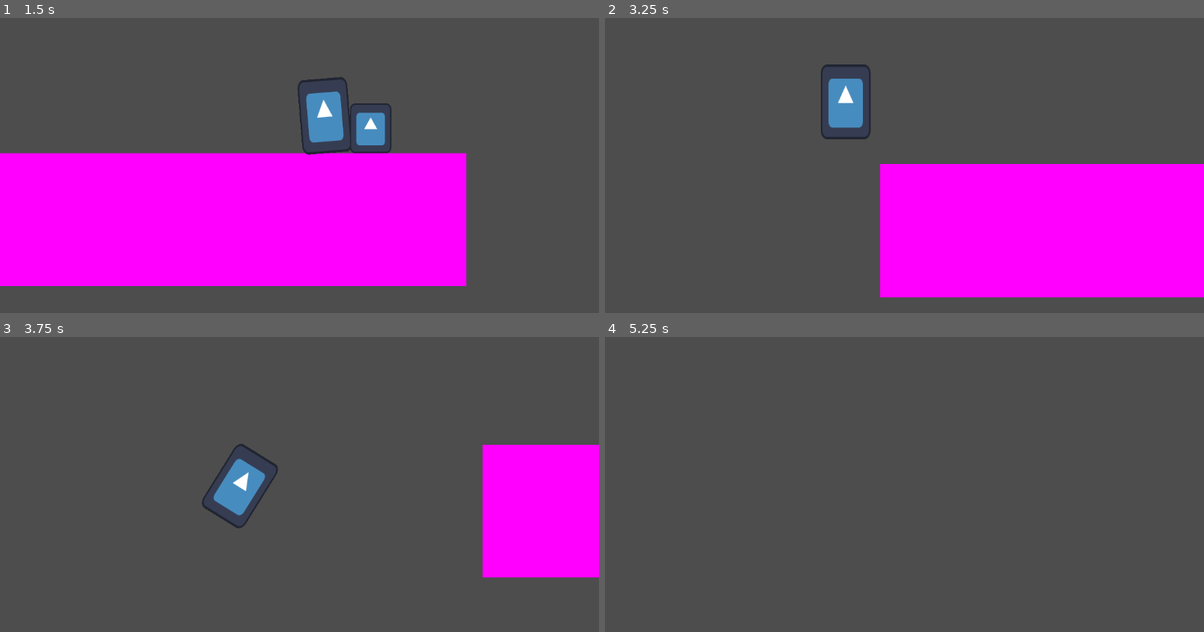
Above: before the commit, frames 1-4 (two rows, left to right).
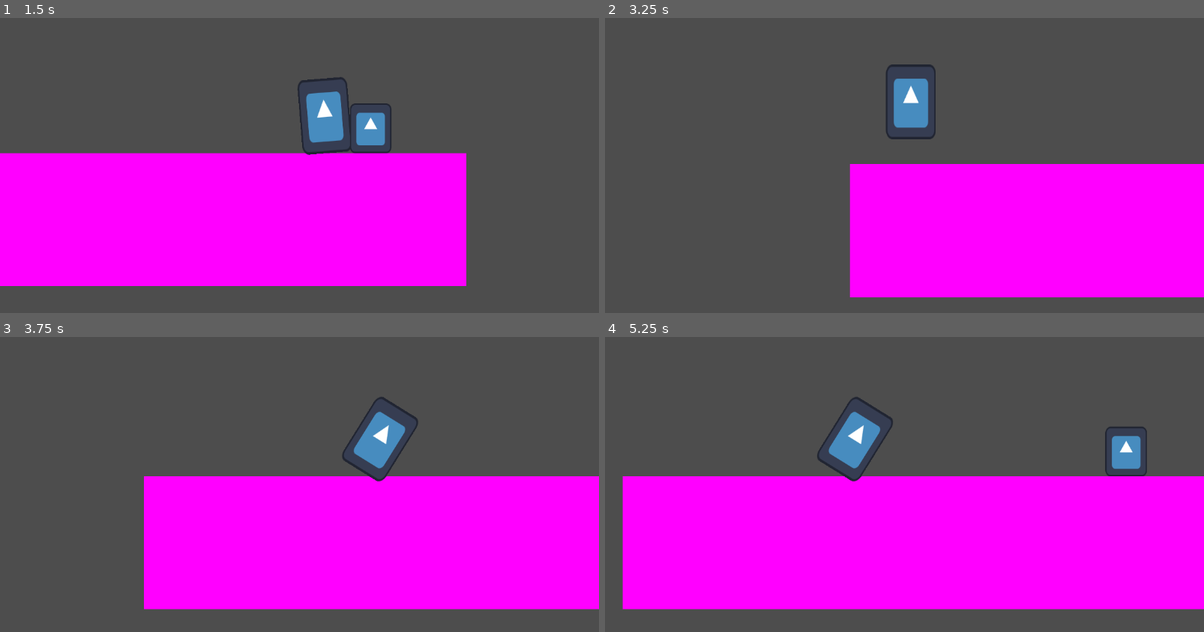
Above: after the commit, the same moments.

Repository: CodeScratcher/soulslike
Game: Godot game, scene res://Levels/test_scene.tscn
Two runs of this game, one before a commit and one after it. Both use one fixed random seed, a clock stepped at 60 frames per second and the inputs below. The engine's default icon, where the game draws it, is replaced by a stand-in: a white triangle on a blue panel in a dark square.
Inputs:
- Up to frame 1 (1.5 s): hold Space (roll) 0.53-1.28 s; hold D (right) from 0.53 s (still down); tap W (jump) at 0.77 s; tap Space (roll) at 1.35 s
- Up to frame 2 (3.25 s): tap W (jump) at 1.52, 3.02 s; release D (right) at 2.03 s; hold A (left) 2.03-2.78 s; hold Space (roll) 2.03-2.78 s; hold D (right) from 2.78 s (still down); tap Space (roll) at 2.85 s
- Up to frame 3 (3.75 s): keep holding D (right); hold Space (roll) from 3.53 s (still down)
- Up to frame 4 (5.25 s): tap W (jump) at 3.77, 4.52 s; release D (right) at 4.28 s; release Space (roll) at 4.28 s; hold A (left) 4.28-5.03 s; tap Space (roll) at 4.35 s; hold D (right) from 5.03 s (still down); hold Space (roll) from 5.03 s (still down)

Frame 1 is identical in both runs. In frame 2, 4.8% of the frame differs, in the area x 36-56%, y 15-95%; in frame 3, 31%; in frame 4, 46%, in the area x 2-100%, y 20-93%.

Commit message:
Fixed roll further

Diff:
--- a/Scripts/Player.gd
+++ b/Scripts/Player.gd
@@ -43,7 +43,7 @@
 	# Get the input direction and handle the movement/deceleration.
 	var direction = Input.get_axis("left", "right")
 
-	if not in_roll and is_on_floor():
+	if not in_roll:
 		if direction:
 			velocity.x += direction * ACCEL
 		else:
@@ -55,5 +55,5 @@
 
 	move_and_slide()
 
-	if Input.is_action_pressed("roll") && velocity.x != 0:
+	if Input.is_action_pressed("roll") and velocity.x != 0 and is_on_floor():
 		$AnimationPlayer.play("roll")
Not shown: 1 places in Levels/test_scene.tscn that only renumber resources
Not shown: 1 places in Objects/test_enemy.tscn that only renumber resources
